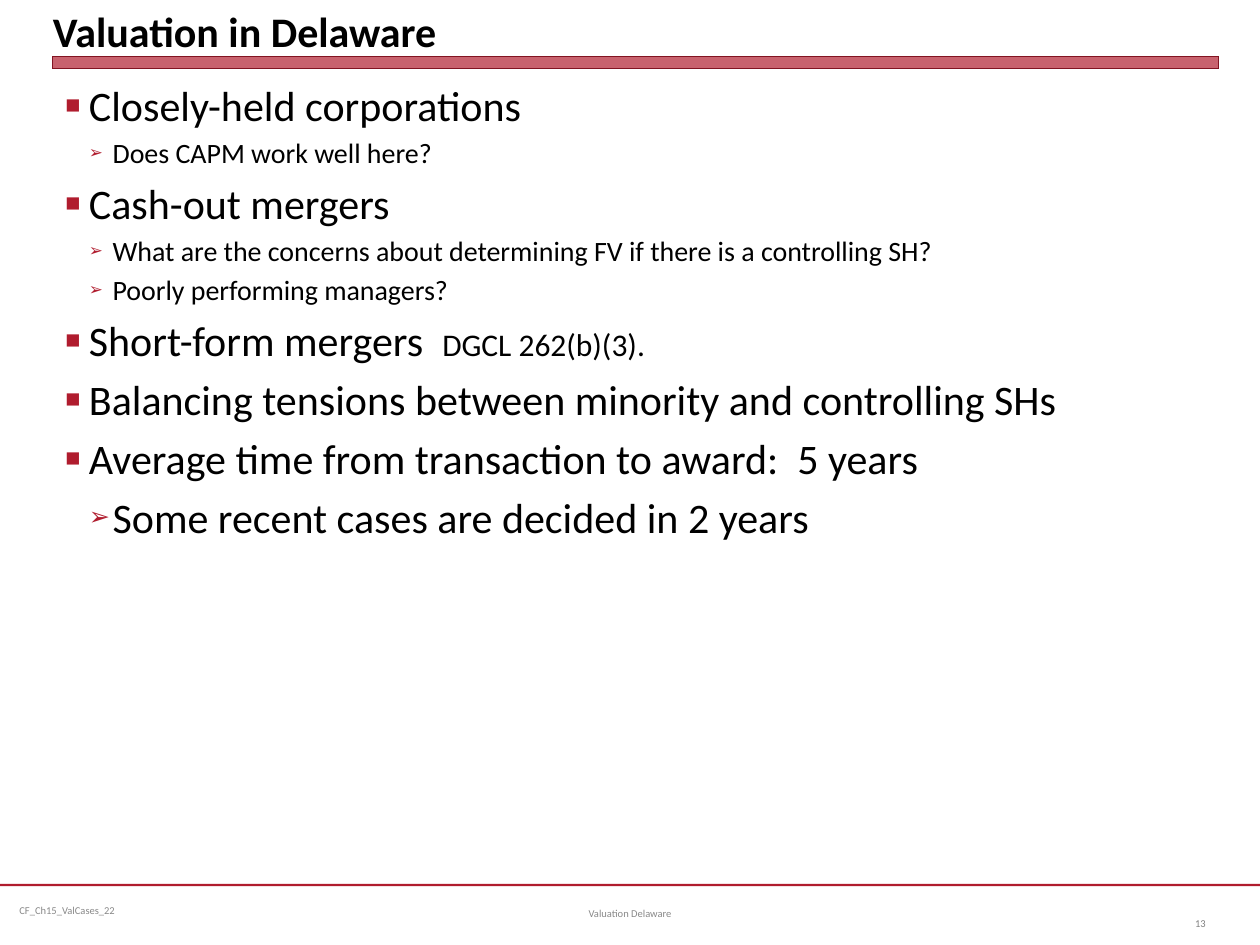
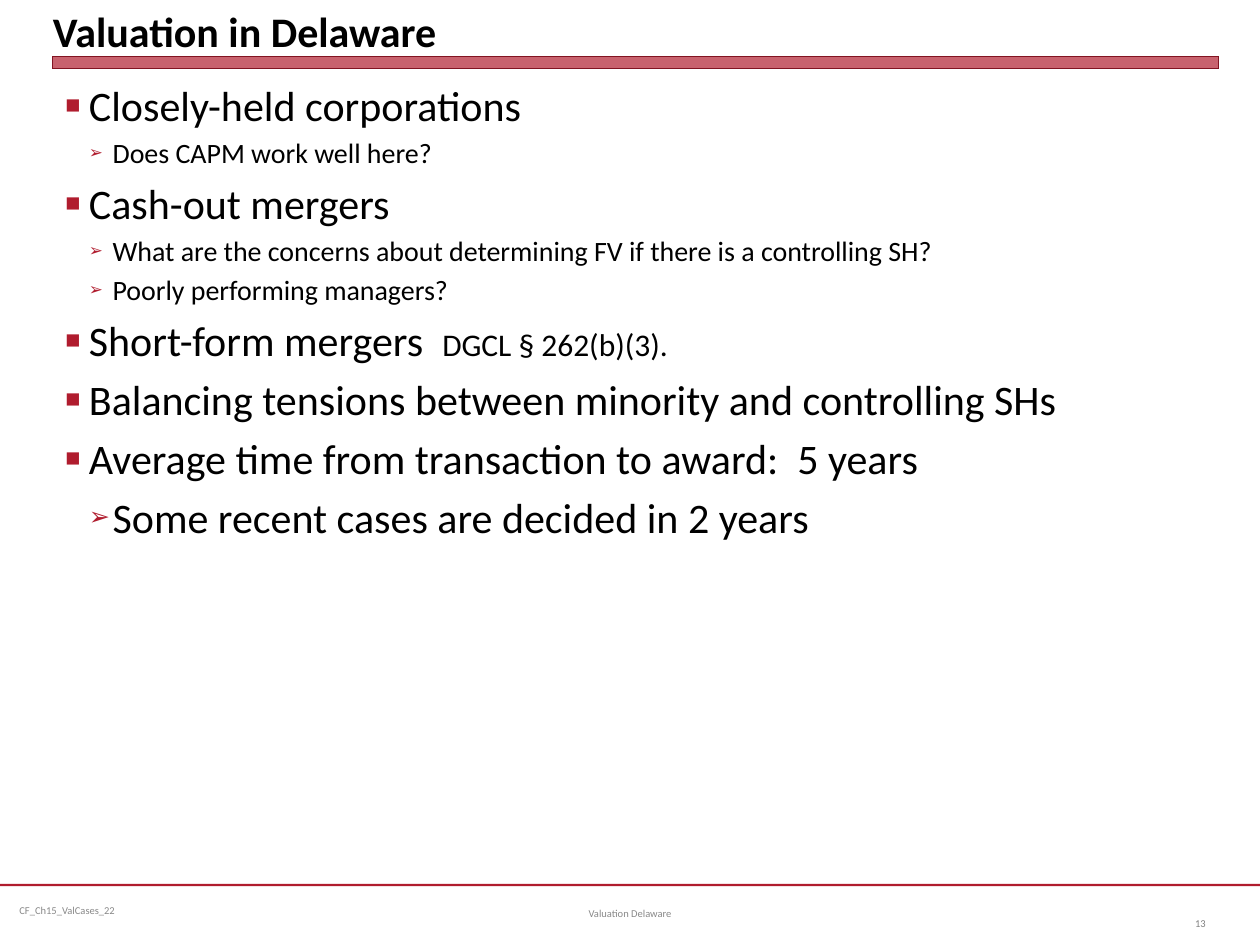
Before and after one commit to jmc877/Corporate-Finance, a slide deck: slide 13 of slides/CF_Ch15_ValCases_24.pptx. Drawn at 1260x945 pixels with LibreOffice and Linux fonts; fonts in the diff are those of the drawing. Boxes give left, top, right and bottom in pixels: in the first picture for what was removed or moved away, otherwise in the second. Text is boxed around its words. In the diff, an @@ line names an element or a change of style, - is before the commit and + after.

```diff
--- a/slides/CF_Ch15_ValCases_24.pptx
+++ b/slides/CF_Ch15_ValCases_24.pptx
@@ text at (89, 326, 667, 364): text changed @@
-■ Short-form mergers DGCL 262(b)(3).
+■ Short-form mergers DGCL § 262(b)(3).
```
Also in this commit, not shown: 5 other slides changed, 3 other files.
